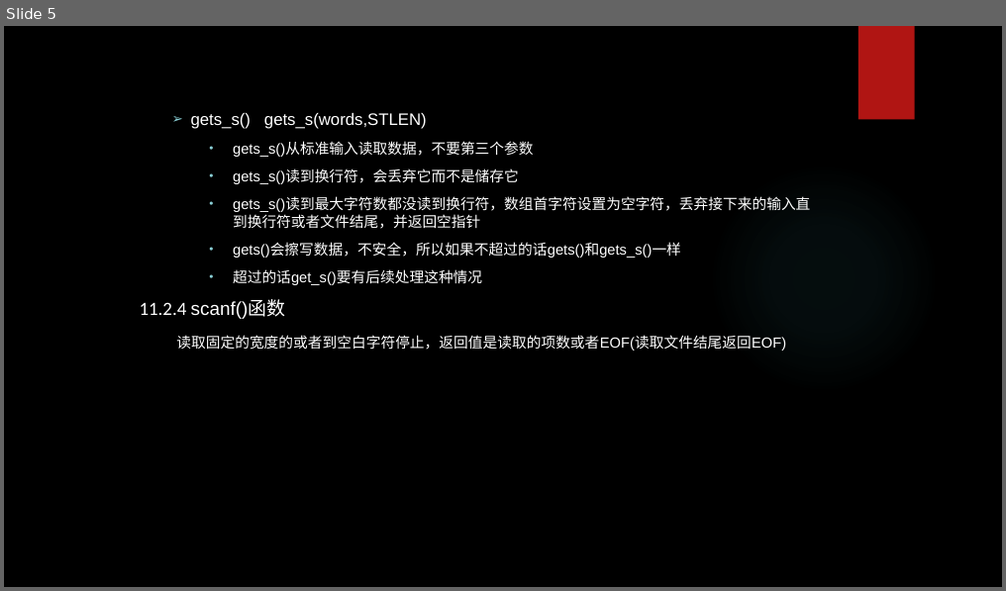
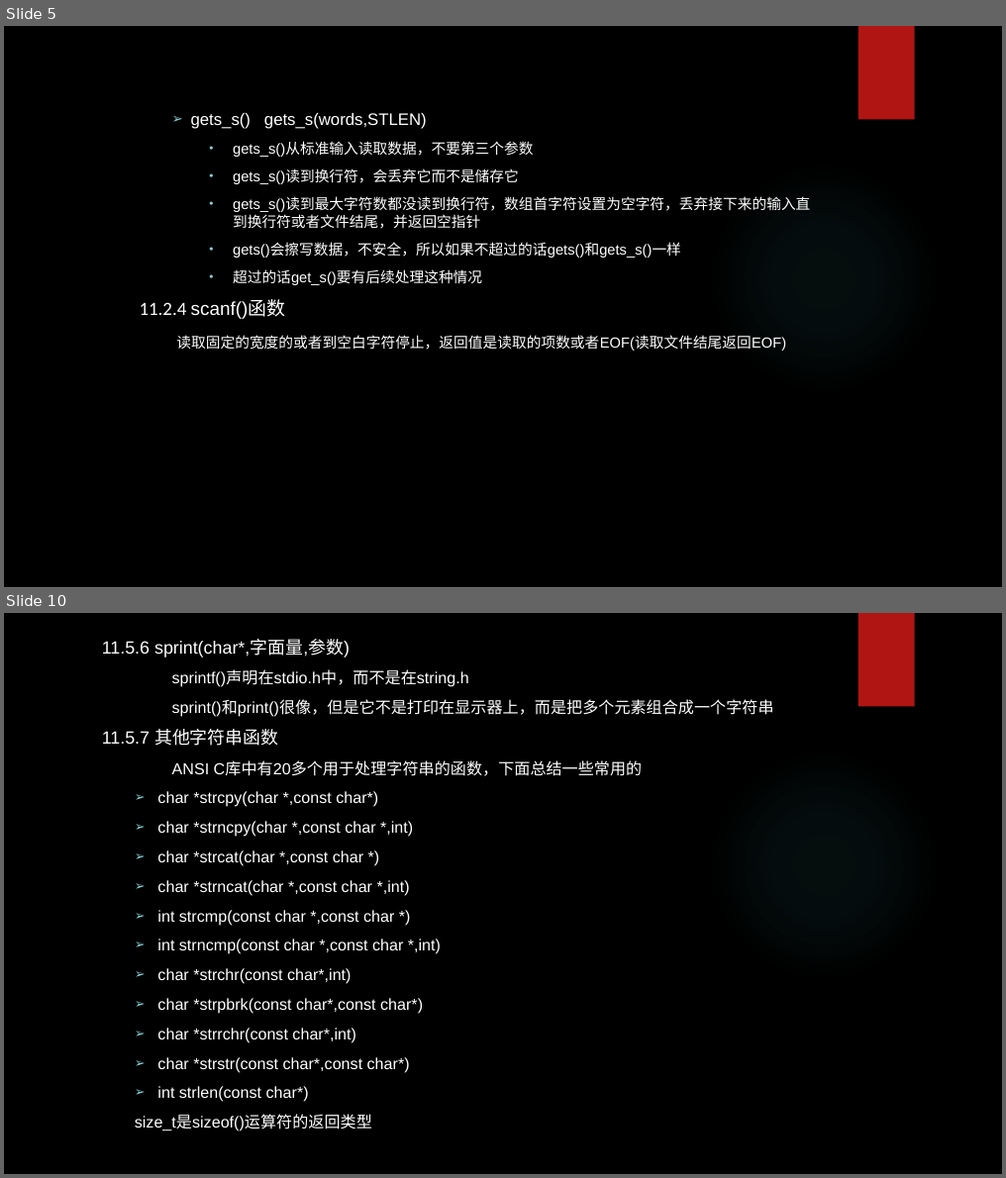
Before and after one commit to tsyin/c_ppt-code, a slide deck: 11字符串和字符串函数.pptx. Shown one above the other, each under a label of ours: slide 5 before the commit, slides 5 and 10 after it; the slides between them are not shown. The pictures are 1006x591 and 1006x1178 pixels, drawn with LibreOffice and Linux fonts; fonts in the diff are those of the drawing; background and template pictures are left out. Boxes give left, top, right and bottom in pixels: in the first picture for what was removed or moved away, otherwise in the second. Text is boxed around its words. In the diff, an @@ line names an element or a change of style, - is before the commit and + after.

```diff
--- a/11字符串和字符串函数.pptx
+++ b/11字符串和字符串函数.pptx
@@ slide 10 added at (4, 613, 1002, 1174), background picture (left out); not listed: 2 template elements that a slide beside it also shows @@
@@ text added at (102, 640, 774, 1132), 15.3 pt, text #FFFFFF @@
+11.5.6 sprint(char*,字面量,参数)
+  sprintf()声明在stdio.h中，而不是在string.h
+  sprint()和print()很像，但是它不是打印在显示器上，而是把多个元素组合成一个字符串
+11.5.7 其他字符串函数
+  ANSI C库中有20多个用于处理字符串的函数，下面总结一些常用的
+  ➢ char *strcpy(char *,const char*)
+  ➢ char *strncpy(char *,const char *,int)
+  ➢ char *strcat(char *,const char *)
+  ➢ char *strncat(char *,const char *,int)
+  ➢ int strcmp(const char *,const char *)
+  ➢ int strncmp(const char *,const char *,int)
+  ➢ char *strchr(const char*,int)
+  ➢ char *strpbrk(const char*,const char*)
+  ➢ char *strrchr(const char*,int)
+  ➢ char *strstr(const char*,const char*)
+  ➢ int strlen(const char*)
+  size_t是sizeof()运算符的返回类型
```
Also in this commit, not shown: 1 slide changed, 7 other slides added, 3 other files.
